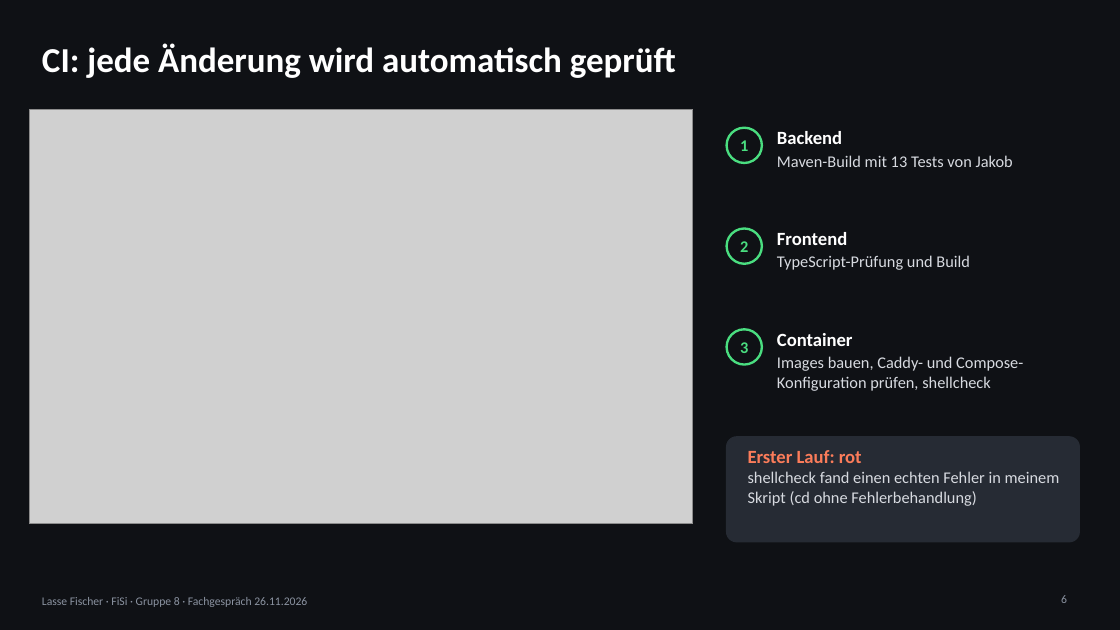
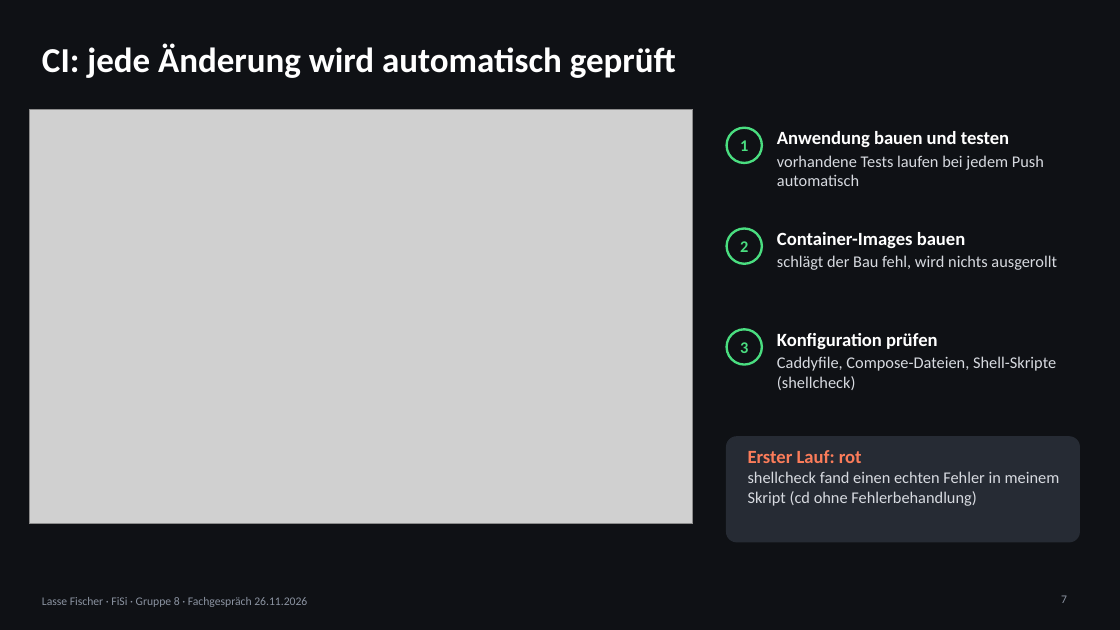
Before and after one commit to 24it1schumacher/Abschlussprojekt_Berufsschule_Gruppe_8, a slide deck: slide 7 of docs/praesentation/Fachgespraech_Lasse_Fischer_2026-11-26.pptx (slide 6 before the commit). Drawn at 1120x630 pixels with LibreOffice and Linux fonts; fonts in the diff are those of the drawing; grey boxes stand for pictures. Boxes give left, top, right and bottom in pixels: in the first picture for what was removed or moved away, otherwise in the second. Text is boxed around its words. In the diff, an @@ line names an element or a change of style, - is before the commit and + after.

```diff
--- a/docs/praesentation/Fachgespraech_Lasse_Fischer_2026-11-26.pptx
+++ b/docs/praesentation/Fachgespraech_Lasse_Fischer_2026-11-26.pptx
@@ text at (x1=777, y1=131, x2=1044, y2=186): text changed @@
-Backend
-Maven-Build mit 13 Tests von Jakob
+Anwendung bauen und testen
+vorhandene Tests laufen bei jedem Push automatisch
@@ text at (x1=777, y1=232, x2=1057, y2=270): text changed @@
-Frontend
-TypeScript-Prüfung und Build
+Container-Images bauen
+schlägt der Bau fehl, wird nichts ausgerollt
@@ text at (x1=777, y1=333, x2=1056, y2=390): text changed @@
-Container
-Images bauen, Caddy- und Compose-Konfiguration prüfen, shellcheck
+Konfiguration prüfen
+Caddyfile, Compose-Dateien, Shell-Skripte (shellcheck)
@@ page number at (x1=1061, y1=595, x2=1067, y2=603): text changed @@
-6
+7
```
Also in this commit, not shown: 5 other slides changed, 1 slide added, 5 other files.
